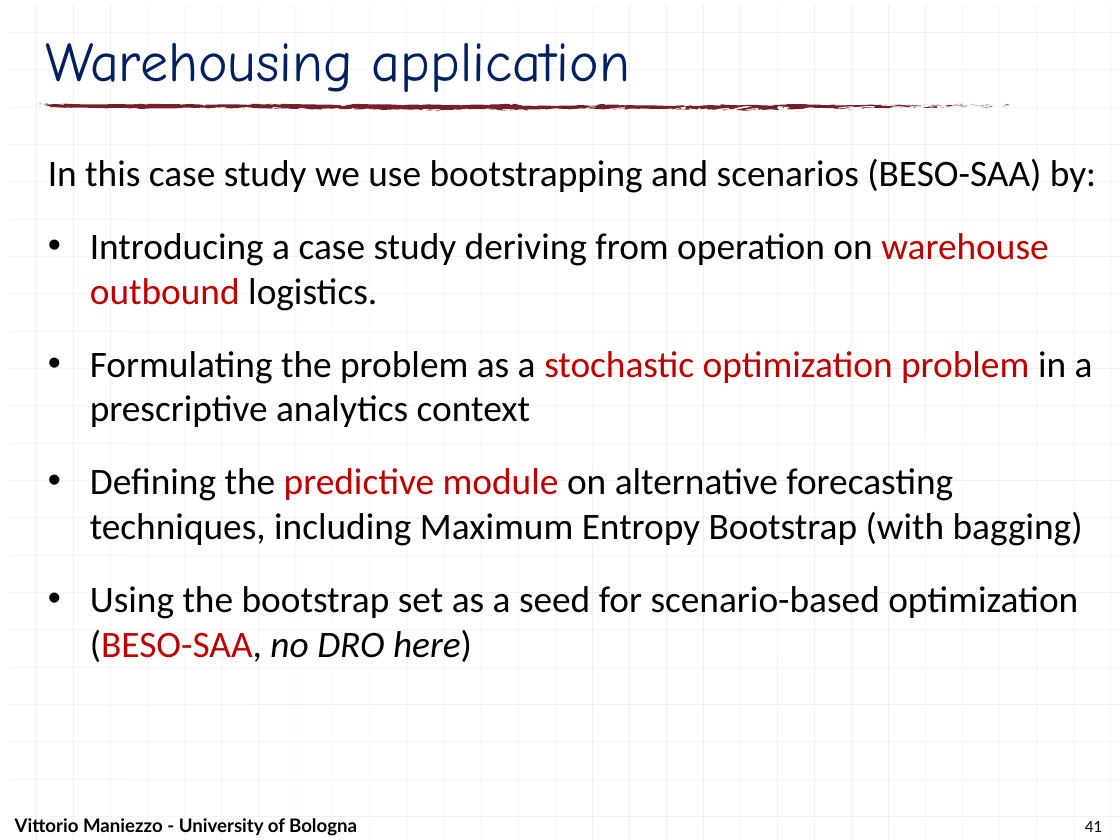
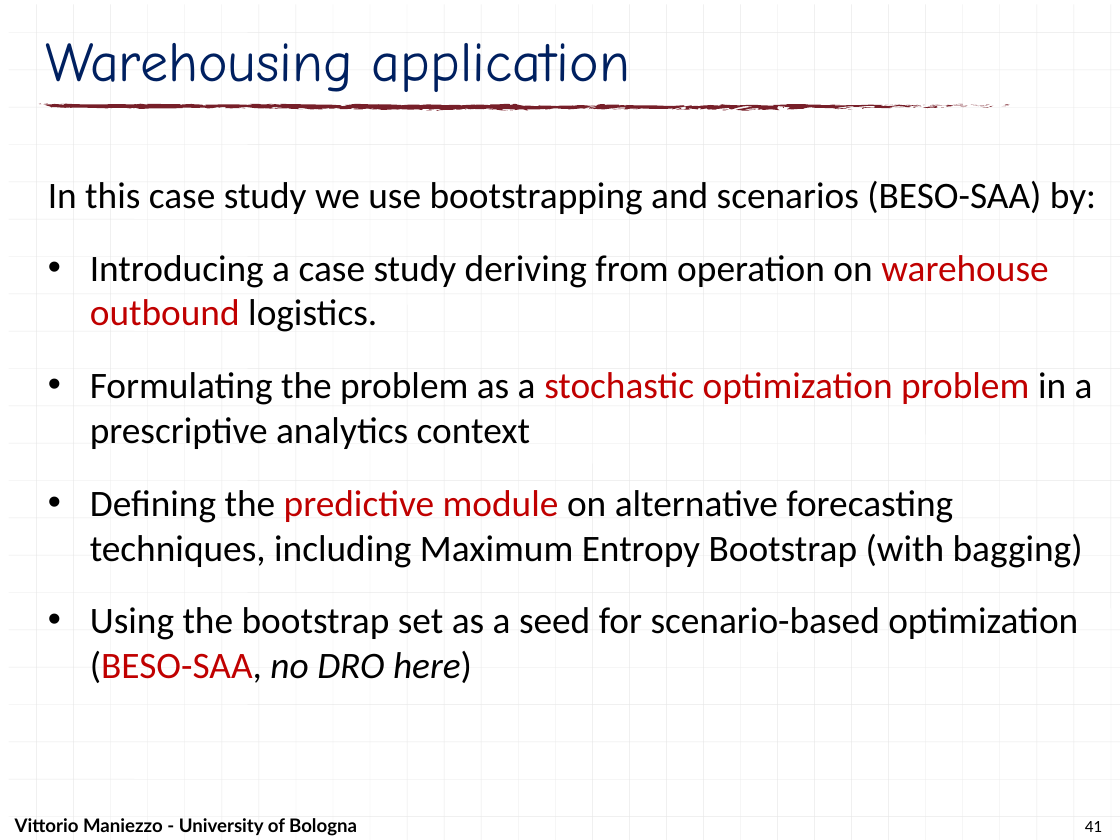
Before and after one commit to maniezzo/GDOforecast, a slide deck: slide 41 of doc/Schedulingseminar/schedulingSeminarXdock.pptx. Drawn at 1120x840 pixels with LibreOffice and Linux fonts; fonts in the diff are those of the drawing. Boxes give left, top, right and bottom in pixels: in the first picture for what was removed or moved away, otherwise in the second. Text is boxed around its words. In the diff, an @@ line names an element or a change of style, - is before the commit and + after.

```diff
--- a/doc/Schedulingseminar/schedulingSeminarXdock.pptx
+++ b/doc/Schedulingseminar/schedulingSeminarXdock.pptx
@@ text "In this case study we ...": place and size @@
-text "In this case study we ..." at (48,159,1096,662)
+text "In this case study we ..." at (48,181,1096,683)
```
Also in this commit, not shown: 8 other slides changed, 1 other file.
